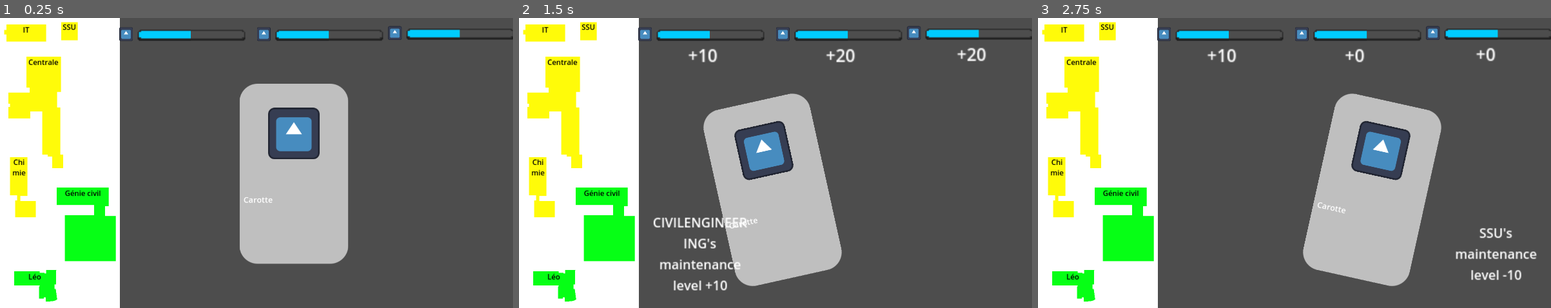
Above: before the commit, frames 1-3 (left to right).
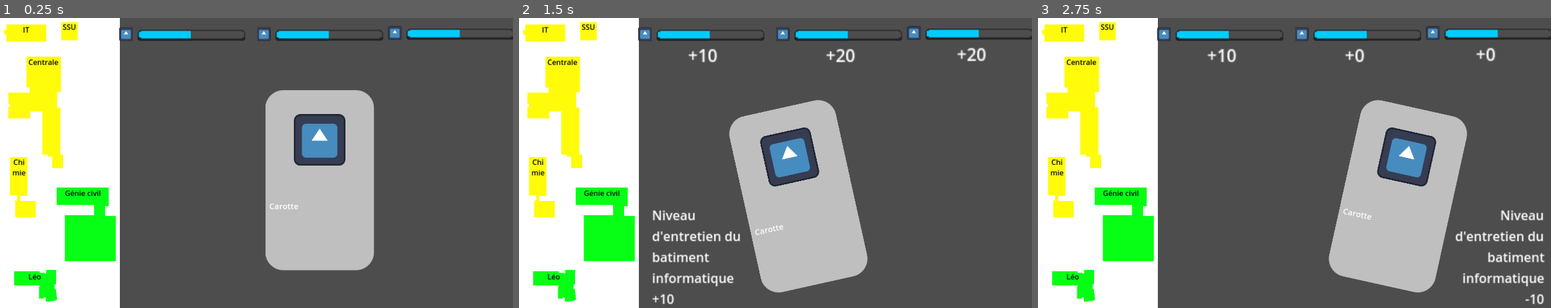
Above: after the commit, the same moments.

Repository: Spidermatou/The-Schu-Man
Game: Godot game, scene res://scenes/manager/manager.tscn
Two runs of this game, one before a commit and one after it. Both use one fixed random seed, a clock stepped at 60 frames per second and the inputs below. The engine's default icon, where the game draws it, is replaced by a stand-in: a white triangle on a blue panel in a dark square.
Inputs:
- Up to frame 1 (0.25 s): no input
- Up to frame 2 (1.5 s): tap Enter at 0.5 s; hold Right 0.53-1.28 s; tap Space at 1.25 s; hold Left from 1.28 s (still down)
- Up to frame 3 (2.75 s): tap Enter at 2 s; release Left at 2.03 s; hold Right from 2.03 s (still down)

The runs differ from the first frame. In frame 1, 9.5% of the frame differs, in the area x 46-73%, y 22-88%; in frame 2, 11%, in the area x 26-68%, y 26-99%; in frame 3, 10%.

Commit message:
improve ui texts

Diff:
--- a/The Schu-Man/scenes/manager/manager.gd
+++ b/The Schu-Man/scenes/manager/manager.gd
@@ -122,8 +122,18 @@
 	# apply renovation
 	var sign : String = ""
 	if ( str(card[sideName]["building"]) != ""):
+		# get true building name
+		var buildingDisplayedName : String = ""
+		match("building"):
+			"SSU": buildingDisplayedName = "du service de Sante Universitaire"
+			"CENTRAL": buildingDisplayedName = "du batiment central"
+			"CHEMISTRY": buildingDisplayedName = "du batiment chimie"
+			"CIVILENGINEERING": buildingDisplayedName = "du batiment genie civil"
+			"LEO": buildingDisplayedName = "de l'amphi Leo"
+			_: buildingDisplayedName = "du batiment informatique"
+		# retrieve info
 		if (card[sideName]["healthVariation"] >= 0): sign = "+"
-		var renovationInfosText : String = str(card[sideName]["building"]) + "'s maintenance level " +  sign + str(card[sideName]["healthVariation"])
+		var renovationInfosText : String = "Niveau d'entretien " + buildingDisplayedName + " " + sign + str(card[sideName]["healthVariation"])
 		if (isRightSide):
 			_renovationEffectRight.text = renovationInfosText
 		else:
--- a/The Schu-Man/scenes/manager/manager.tscn
+++ b/The Schu-Man/scenes/manager/manager.tscn
@@ -49,7 +49,7 @@
 iconTexture = ExtResource("3_33dhc")
 
 [node name="Card" parent="." instance=ExtResource("5_mfpgq")]
-position = Vector2(144, 40)
+position = Vector2(240, 64)
 scale = Vector2(1.5, 1.5)
 
 [node name="RenovationEffectLeft" type="Label" parent="."]
@@ -60,8 +60,6 @@
 scale = Vector2(3, 3)
 theme_override_font_sizes/font_size = 0
 text = "Test"
-horizontal_alignment = 1
-vertical_alignment = 1
 autowrap_mode = 3
 
 [node name="RenovationEffectRight" type="Label" parent="."]
@@ -72,8 +70,7 @@
 scale = Vector2(3, 3)
 theme_override_font_sizes/font_size = 0
 text = "Test"
-horizontal_alignment = 1
-vertical_alignment = 1
+horizontal_alignment = 2
 autowrap_mode = 3
 
 [node name="Camera2D" type="Camera2D" parent="."]
